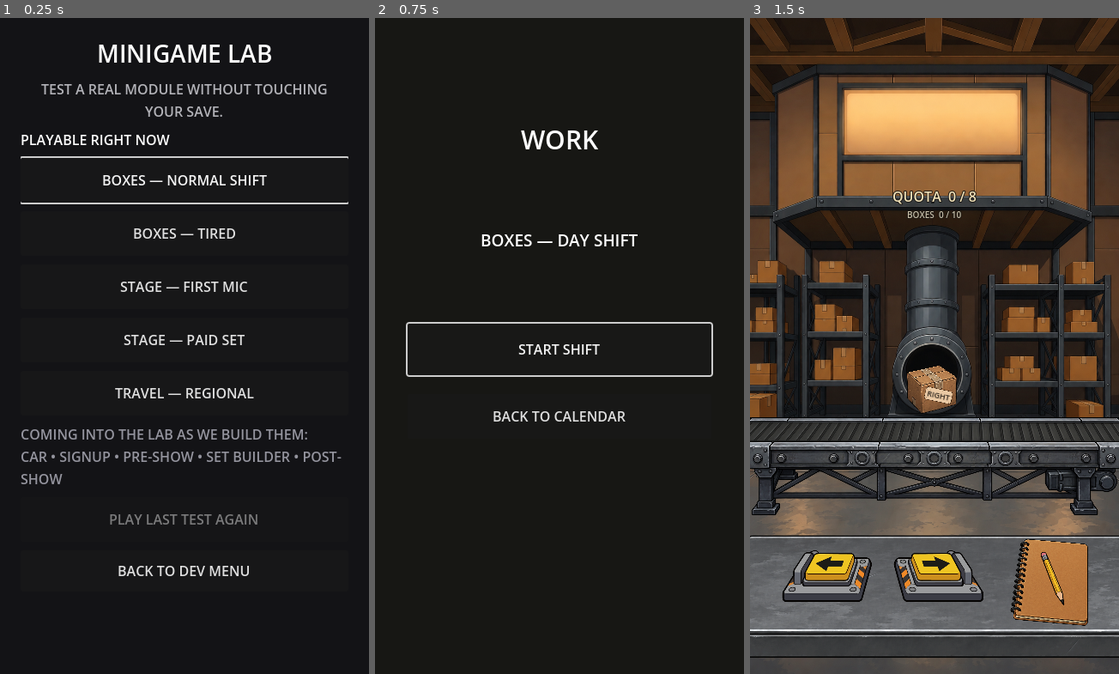
Above: before the commit, frames 1-3 (left to right).
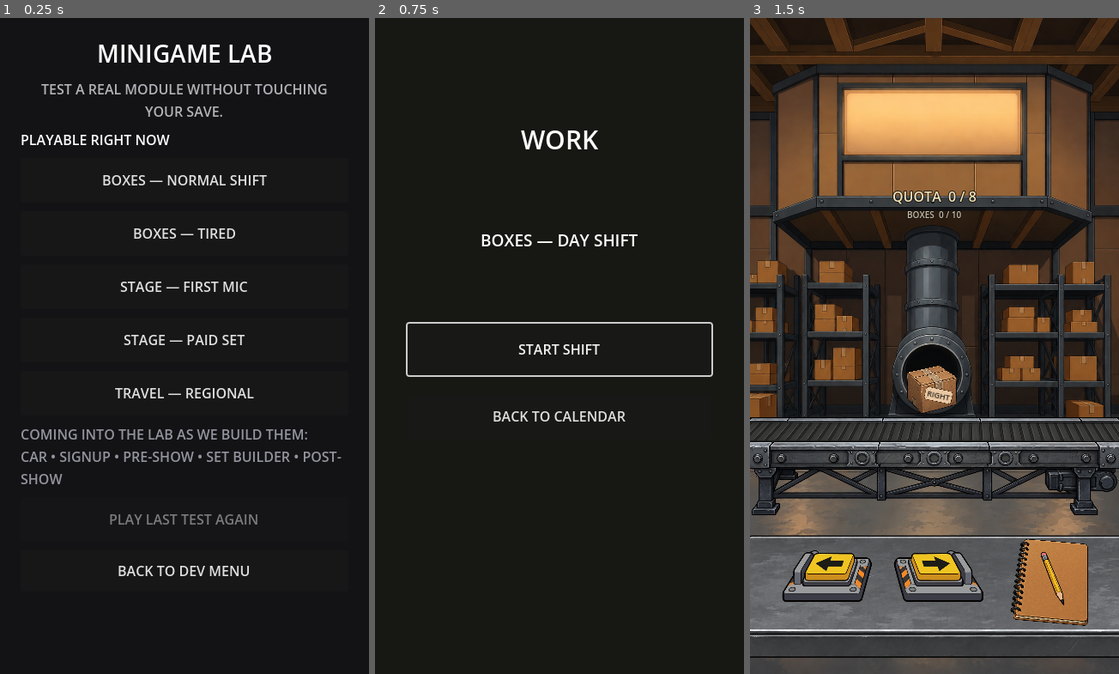
Above: after the commit, the same moments.

Repository: patrickcallahancomedy/comedian
Game: Godot game, scene res://scenes/core/minigame_lab_menu.tscn
The game is run twice, just before and just after one commit, with the same random seed, the same clock (stepped at 60 frames per second) and the same inputs. This scene is started directly instead of the project's main scene.
Inputs:
- Up to frame 1 (0.25 s): no input
- Up to frame 2 (0.75 s): click "BOXES — NORMAL SHIFT" at 0.5 s
- Up to frame 3 (1.5 s): click "START SHIFT" at 1.25 s

The runs differ from the first frame. In frame 1, 0.5% of the frame differs, in the area x 5-95%, y 21-29%; in frame 2, nothing differs; in frame 3, nothing differs.
Error after the commit: Attempt to call function 'grab_focus' in base 'null instance' on a null instance. (res://scripts/core/minigame_lab_menu.gd:14)

Commit message:
Expose Car v0.1 in Minigame Lab

Diff:
--- a/godot/scripts/core/minigame_lab_menu.gd
+++ b/godot/scripts/core/minigame_lab_menu.gd
@@ -11,7 +11,7 @@
 
 func _ready() -> void:
 	_refresh_result()
-	$Background/Margin/Scroll/Layout/BoxesNormalButton.grab_focus()
+	$Background/Margin/Scroll/Layout/CarToMicButton.grab_focus()
 
 
 func _lab() -> Node:
@@ -37,6 +37,14 @@
 	result_panel.show()
 	result_label.text = str(lab.call("get_last_summary"))
 	status_label.text = "LAB RUN COMPLETE — REAL SAVE RESTORED."
+
+
+func _on_car_to_mic_button_pressed() -> void:
+	_start_test("car_to_mic")
+
+
+func _on_car_tired_button_pressed() -> void:
+	_start_test("car_tired")
 
 
 func _on_boxes_normal_button_pressed() -> void:
